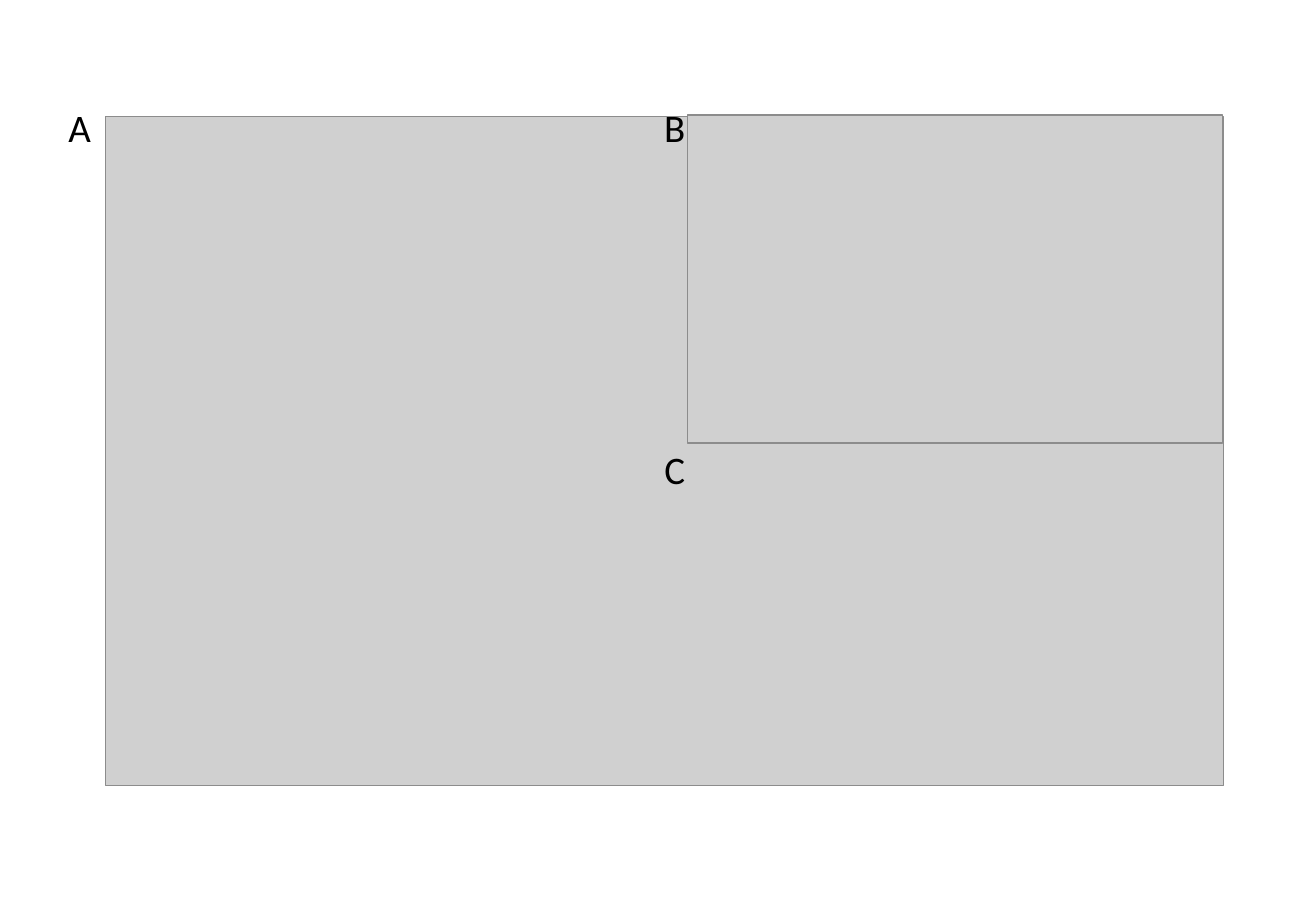
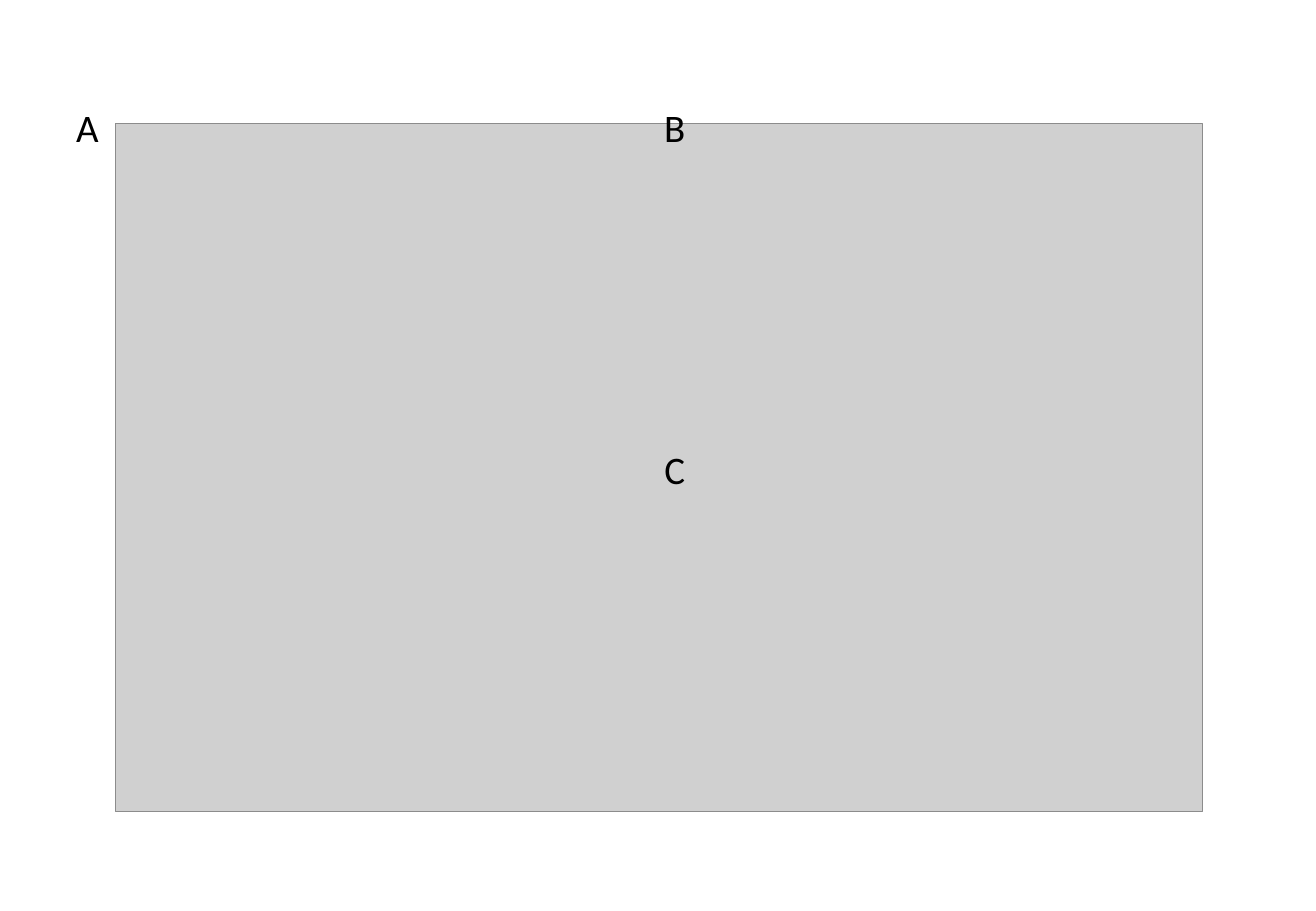
Before and after one commit to ImperialCollegeLondon/coli-whole-cell-coarse-grained-model, a slide deck: slide 1 of figure-assembly/figure-4.pptx. Drawn at 1316x911 pixels with LibreOffice and Linux fonts; fonts in the diff are those of the drawing; grey boxes stand for pictures. Boxes give left, top, right and bottom in pixels: in the first picture for what was removed or moved away, otherwise in the second. Text is boxed around its words. In the diff, an @@ line names an element or a change of style, - is before the commit and + after.

```diff
--- a/figure-assembly/figure-4.pptx
+++ b/figure-assembly/figure-4.pptx
@@ text "A": place and size @@
-text "A" at bbox=[68, 117, 91, 142]
+text "A" at bbox=[76, 117, 99, 142]
@@ picture removed at bbox=[688, 115, 1222, 444] @@
@@ picture: place and size @@
-picture at bbox=[106, 117, 1224, 786]
+picture at bbox=[115, 124, 1203, 813]
```
Also in this commit, not shown: 31 other files.
